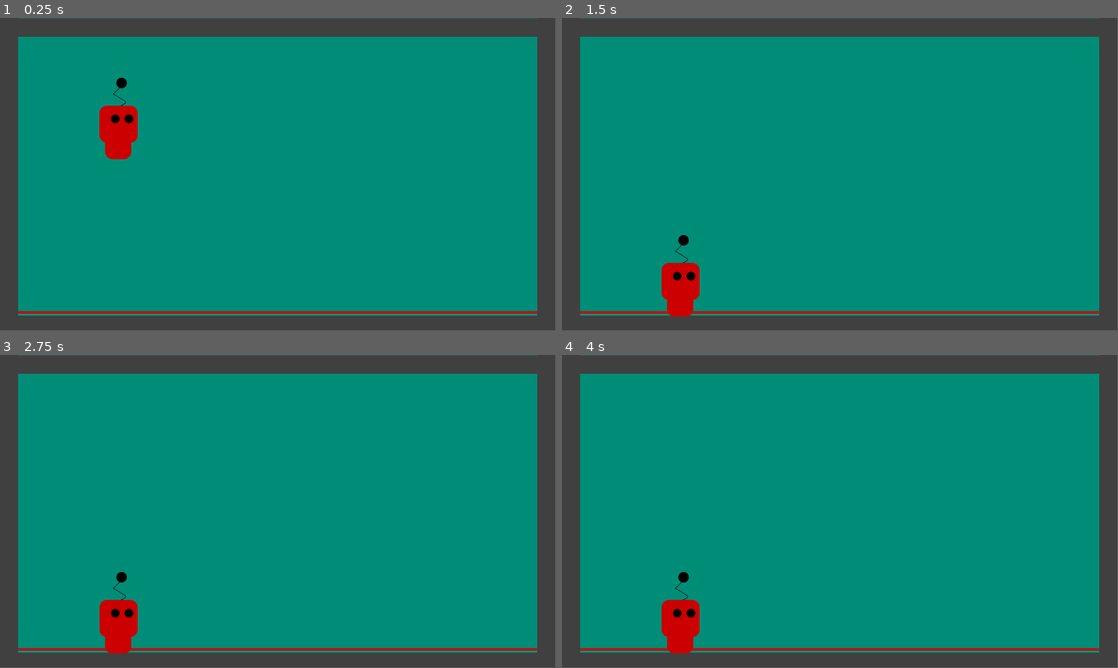
Above: before the commit, frames 1-4 (two rows, left to right).
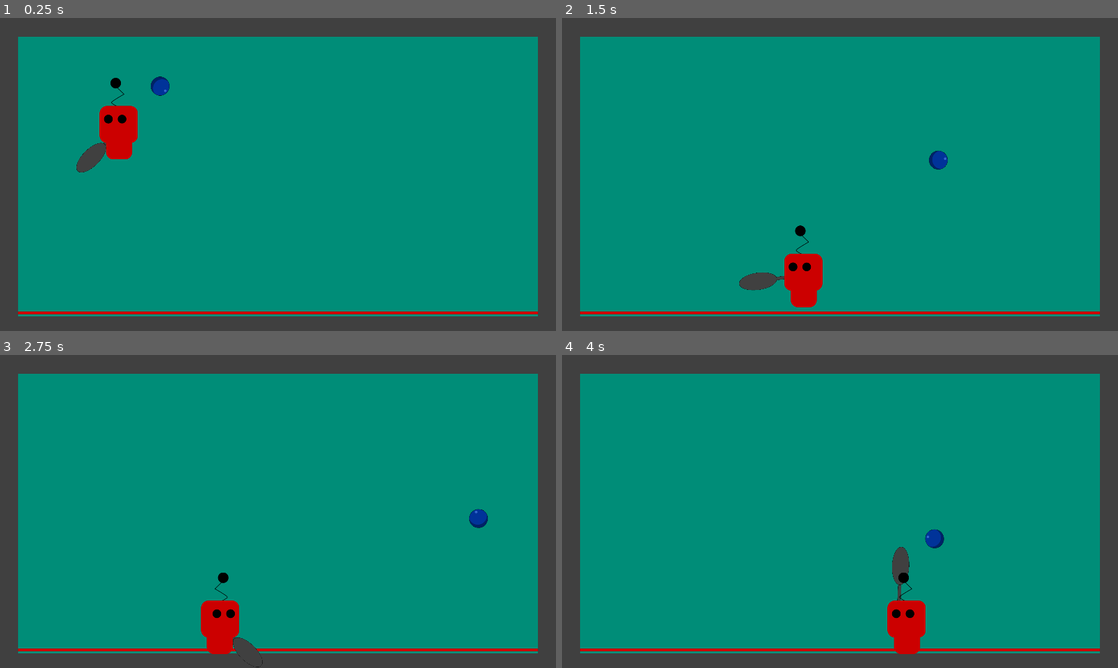
Above: after the commit, the same moments.

Repository: mathew-tran/bricktennis
Game: Godot game, scene res://Scenes/Main.tscn
The game is run twice, just before and just after one commit, with the same random seed, the same clock (stepped at 60 frames per second) and the same inputs.
Inputs (mouse positions are in pixels of both pictures, inside the frame that each line leads up to):
- Up to frame 1 (0.25 s): no input
- Up to frame 2 (1.5 s): move the mouse to (962, 158) at 0.52 s; hold D (move_right, bound only after the commit) 0.53-1.28 s; click (962, 158) at 0.6 s; move the mouse to (728, 190) at 1.27 s; hold A (move_left, bound only after the commit) from 1.28 s (still down); click (728, 190) at 1.35 s
- Up to frame 3 (2.75 s): move the mouse to (333, 442) at 2.02 s; release A (move_left, bound only after the commit) at 2.03 s; hold D (move_right, bound only after the commit) from 2.03 s (still down); click (333, 442) at 2.1 s
- Up to frame 4 (4 s): move the mouse to (812, 574) at 2.77 s; click (812, 574) at 2.85 s; move the mouse to (1006, 558) at 3.52 s; release D (move_right, bound only after the commit) at 3.53 s; hold A (move_left, bound only after the commit) from 3.53 s (still down); click (1006, 558) at 3.6 s
In our replay, the window is 799x449 before the commit and 800x450 after it. These sizes can differ from the game's own. Grey fills any space a smaller window leaves; there, only what the larger window draws over its background counts as a difference.

The runs differ from the first frame. In frame 1, 1.7% of the frame differs, in the area x 3-97%, y 0-96%; in frame 2, 3.6%; in frame 3, 3.3%; in frame 4, 3.5%.

Commit message:
working mainly on controller and player. issue with ball physics, sometimes jitter into the environment or fly out of environment suddenly

Diff:
--- a/Art/Ball.svg
+++ b/Art/Ball.svg
@@ -2,11 +2,13 @@
 <!-- Created with Inkscape (http://www.inkscape.org/) -->
 
 <svg
-   width="12.971527mm"
-   height="12.971528mm"
-   viewBox="0 0 12.971527 12.971528"
+   width="17.111876mm"
+   height="17.111876mm"
+   viewBox="0 0 17.111876 17.111876"
    version="1.1"
    id="svg1"
+   inkscape:version="1.3.2 (091e20e, 2023-11-25, custom)"
+   sodipodi:docname="TestScene.svg"
    xmlns:inkscape="http://www.inkscape.org/namespaces/inkscape"
    xmlns:sodipodi="http://sodipodi.sourceforge.net/DTD/sodipodi-0.dtd"
    xmlns="http://www.w3.org/2000/svg"
@@ -20,19 +22,41 @@
      inkscape:pageopacity="0.0"
      inkscape:pagecheckerboard="0"
      inkscape:deskcolor="#d1d1d1"
-     inkscape:document-units="mm" />
+     inkscape:document-units="mm"
+     inkscape:zoom="0.50835204"
+     inkscape:cx="100.32418"
+     inkscape:cy="502.60445"
+     inkscape:window-width="1920"
+     inkscape:window-height="1010"
+     inkscape:window-x="1699"
+     inkscape:window-y="-6"
+     inkscape:window-maximized="1"
+     inkscape:current-layer="layer1" />
   <defs
      id="defs1" />
   <g
      inkscape:label="Layer 1"
      inkscape:groupmode="layer"
      id="layer1"
-     transform="translate(-170.9171,-173.68351)">
+     transform="translate(-170.91709,-173.68351)">
     <circle
-       style="fill:#003399;fill-rule:evenodd;stroke:#000000;stroke-width:0.265571;stroke-linecap:square;stroke-linejoin:round;paint-order:stroke fill markers"
+       style="fill:#003399;fill-rule:evenodd;stroke:#000000;stroke-width:0.350338;stroke-linecap:square;stroke-linejoin:round;paint-order:stroke fill markers"
        id="path17"
-       cx="177.40286"
-       cy="180.16928"
-       r="6.3529811" />
+       cx="179.47302"
+       cy="182.23944"
+       r="8.380765"
+       inkscape:export-filename="Ball.svg"
+       inkscape:export-xdpi="96"
+       inkscape:export-ydpi="96" />
+    <circle
+       style="fill:#3366cc;fill-rule:evenodd;stroke:none;stroke-width:0.659592;stroke-linecap:square;stroke-linejoin:round;paint-order:stroke fill markers"
+       id="path29"
+       cx="184.16798"
+       cy="186.46049"
+       r="1.1586381" />
+    <path
+       id="circle29"
+       style="fill:#002266;fill-opacity:1;fill-rule:evenodd;stroke:none;stroke-width:0.345544;stroke-linecap:square;stroke-linejoin:round;paint-order:stroke fill markers"
+       d="m 179.43889,173.91438 a 8.2660948,8.2660948 0 0 0 -8.26625,8.26557 8.2660948,8.2660948 0 0 0 3.08488,6.42125 8.2660948,8.2660948 0 0 1 -1.22239,-4.30459 8.2660948,8.2660948 0 0 1 8.26626,-8.26624 8.2660948,8.2660948 0 0 1 5.18272,1.82886 8.2660948,8.2660948 0 0 0 -7.04522,-3.94485 z" />
   </g>
 </svg>
--- a/Art/Racket.svg
+++ b/Art/Racket.svg
@@ -2,11 +2,13 @@
 <!-- Created with Inkscape (http://www.inkscape.org/) -->
 
 <svg
-   width="55.081882mm"
-   height="37.47599mm"
-   viewBox="0 0 55.081882 37.47599"
+   width="59.936367mm"
+   height="31.415348mm"
+   viewBox="0 0 59.936367 31.415348"
    version="1.1"
    id="svg1"
+   inkscape:version="1.3.2 (091e20e, 2023-11-25, custom)"
+   sodipodi:docname="TestScene.svg"
    xmlns:inkscape="http://www.inkscape.org/namespaces/inkscape"
    xmlns:sodipodi="http://sodipodi.sourceforge.net/DTD/sodipodi-0.dtd"
    xmlns="http://www.w3.org/2000/svg"
@@ -20,17 +22,29 @@
      inkscape:pageopacity="0.0"
      inkscape:pagecheckerboard="0"
      inkscape:deskcolor="#d1d1d1"
-     inkscape:document-units="mm" />
+     inkscape:document-units="mm"
+     inkscape:zoom="0.50835204"
+     inkscape:cx="100.32418"
+     inkscape:cy="502.60445"
+     inkscape:window-width="1920"
+     inkscape:window-height="1010"
+     inkscape:window-x="1699"
+     inkscape:window-y="-6"
+     inkscape:window-maximized="1"
+     inkscape:current-layer="layer1" />
   <defs
      id="defs1" />
   <g
      inkscape:label="Layer 1"
      inkscape:groupmode="layer"
      id="layer1"
-     transform="translate(-105.304,-190.99851)">
+     transform="translate(-100.86063,-196.47067)">
     <g
        id="g9"
-       transform="rotate(61.970515,-32.654283,163.72339)">
+       transform="rotate(89.173452,22.812178,148.39544)"
+       inkscape:export-filename="Racket.svg"
+       inkscape:export-xdpi="96"
+       inkscape:export-ydpi="96">
       <rect
          style="fill:#404040;fill-rule:evenodd;stroke:#000000;stroke-width:0.499999;stroke-linecap:square;stroke-linejoin:round;paint-order:stroke fill markers"
          id="rect8"
--- /dev/null
+++ b/Art/TestScene.svg
@@ -0,0 +1,255 @@
+<?xml version="1.0" encoding="UTF-8" standalone="no"?>
+<!-- Created with Inkscape (http://www.inkscape.org/) -->
+
+<svg
+   width="210mm"
+   height="297mm"
+   viewBox="0 0 210 297"
+   version="1.1"
+   id="svg1"
+   inkscape:version="1.3.2 (091e20e, 2023-11-25, custom)"
+   sodipodi:docname="TestScene.svg"
+   xmlns:inkscape="http://www.inkscape.org/namespaces/inkscape"
+   xmlns:sodipodi="http://sodipodi.sourceforge.net/DTD/sodipodi-0.dtd"
+   xmlns="http://www.w3.org/2000/svg"
+   xmlns:svg="http://www.w3.org/2000/svg">
+  <sodipodi:namedview
+     id="namedview1"
+     pagecolor="#ffffff"
+     bordercolor="#000000"
+     borderopacity="0.25"
+     inkscape:showpageshadow="2"
+     inkscape:pageopacity="0.0"
+     inkscape:pagecheckerboard="0"
+     inkscape:deskcolor="#d1d1d1"
+     inkscape:document-units="mm"
+     inkscape:zoom="0.50835204"
+     inkscape:cx="100.32418"
+     inkscape:cy="502.60445"
+     inkscape:window-width="1920"
+     inkscape:window-height="1010"
+     inkscape:window-x="1699"
+     inkscape:window-y="-6"
+     inkscape:window-maximized="1"
+     inkscape:current-layer="layer1" />
+  <defs
+     id="defs1">
+    <inkscape:path-effect
+       effect="bspline"
+       id="path-effect17"
+       is_visible="true"
+       lpeversion="1.3"
+       weight="33.333333"
+       steps="2"
+       helper_size="0"
+       apply_no_weight="true"
+       apply_with_weight="true"
+       only_selected="false"
+       uniform="false" />
+    <inkscape:path-effect
+       effect="bspline"
+       id="path-effect5"
+       is_visible="true"
+       lpeversion="1.3"
+       weight="33.333333"
+       steps="2"
+       helper_size="0"
+       apply_no_weight="true"
+       apply_with_weight="true"
+       only_selected="false"
+       uniform="false" />
+  </defs>
+  <g
+     inkscape:label="Layer 1"
+     inkscape:groupmode="layer"
+     id="layer1">
+    <g
+       id="g9"
+       transform="rotate(61.970515,-32.654283,163.72339)"
+       inkscape:export-filename="Racket.svg"
+       inkscape:export-xdpi="96"
+       inkscape:export-ydpi="96">
+      <rect
+         style="fill:#404040;fill-rule:evenodd;stroke:#000000;stroke-width:0.499999;stroke-linecap:square;stroke-linejoin:round;paint-order:stroke fill markers"
+         id="rect8"
+         width="5.7044611"
+         height="26.49814"
+         x="85.198891"
+         y="44.531597"
+         ry="2.8522305" />
+      <ellipse
+         style="fill:#404040;fill-rule:evenodd;stroke:#000000;stroke-width:0.499999;stroke-linecap:square;stroke-linejoin:round;paint-order:stroke fill markers"
+         id="path9"
+         cx="88.327133"
+         cy="28.798326"
+         rx="15.45725"
+         ry="17.205389" />
+    </g>
+    <g
+       id="g19"
+       transform="translate(26.023632,134.80242)"
+       inkscape:export-filename="g19.svg"
+       inkscape:export-xdpi="96"
+       inkscape:export-ydpi="96">
+      <path
+         style="fill:none;fill-rule:evenodd;stroke:#000000;stroke-width:0.499999;stroke-linecap:square;stroke-linejoin:round;paint-order:stroke fill markers"
+         d="m 40.851301,65.877323 c 0,0 10.304833,-3.680299 8.832712,-5.336432 -1.472118,-1.656133 -11.224905,-7.176579 -11.224905,-7.176579 l 6.808549,-6.624537"
+         id="path7" />
+      <rect
+         style="fill:#cc0000;fill-rule:evenodd;stroke-width:0.499999;stroke-linecap:square;stroke-linejoin:round;paint-order:stroke fill markers"
+         id="rect3"
+         width="23.921932"
+         height="25.394051"
+         x="30.914499"
+         y="87.591072"
+         ry="6.8085499" />
+      <rect
+         style="fill:#cc0000;fill-rule:evenodd;stroke-width:0.499999;stroke-linecap:square;stroke-linejoin:round;paint-order:stroke fill markers"
+         id="rect4"
+         width="34.962826"
+         height="33.858734"
+         x="25.762081"
+         y="64.03717"
+         ry="6.8085499" />
+      <circle
+         style="fill:#000000;fill-rule:evenodd;stroke-width:0.499999;stroke-linecap:square;stroke-linejoin:round;paint-order:stroke fill markers"
+         id="path6"
+         cx="52.720261"
+         cy="76.090149"
+         r="3.9563196" />
+      <circle
+         style="fill:#000000;fill-rule:evenodd;stroke-width:0.499999;stroke-linecap:square;stroke-linejoin:round;paint-order:stroke fill markers"
+         id="circle6"
+         cx="52.720261"
+         cy="76.090149"
+         r="3.9563196" />
+      <circle
+         style="fill:#000000;fill-rule:evenodd;stroke-width:0.499999;stroke-linecap:square;stroke-linejoin:round;paint-order:stroke fill markers"
+         id="circle7"
+         cx="40.207249"
+         cy="76.090149"
+         r="3.9563196" />
+      <circle
+         style="fill:#000000;fill-rule:evenodd;stroke:#000000;stroke-width:0.499999;stroke-linecap:square;stroke-linejoin:round;paint-order:stroke fill markers"
+         id="path8"
+         cx="46.003716"
+         cy="43.243492"
+         r="4.6003718" />
+    </g>
+    <circle
+       style="fill:#003399;fill-rule:evenodd;stroke:#000000;stroke-width:0.265571;stroke-linecap:square;stroke-linejoin:round;paint-order:stroke fill markers"
+       id="path17"
+       cx="177.40286"
+       cy="180.16928"
+       r="6.3529811"
+       inkscape:export-filename="Ballsvg.svg"
+       inkscape:export-xdpi="96"
+       inkscape:export-ydpi="96" />
+    <rect
+       style="fill:#404040;fill-rule:evenodd;stroke:#000000;stroke-width:0.499999;stroke-linecap:square;stroke-linejoin:round;paint-order:stroke fill markers"
+       id="rect17"
+       width="16.929367"
+       height="169.29369"
+       x="236.71492"
+       y="-11.929395"
+       ry="2.8522305" />
+    <rect
+       style="fill:#00cc00;fill-rule:evenodd;stroke:#000000;stroke-width:0.499999;stroke-linecap:square;stroke-linejoin:round;paint-order:stroke fill markers"
+       id="rect19"
+       width="31.228359"
+       height="15.61418"
+       x="206.10716"
+       y="57.251991"
+       ry="2.8522305" />
+    <rect
+       style="fill:#404040;fill-rule:evenodd;stroke:none;stroke-width:0.620804;stroke-linecap:square;stroke-linejoin:round;paint-order:stroke fill markers"
+       id="rect20"
+       width="16.808563"
+       height="262.85794"
+       x="-27.290024"
+       y="-254.81798"
+       ry="4.4285851"
+       transform="rotate(90)"
+       inkscape:export-filename="Wall.svg"
+       inkscape:export-xdpi="96"
+       inkscape:export-ydpi="96" />
+    <rect
+       style="fill:#ff6600;fill-rule:evenodd;stroke:#000000;stroke-width:0.499999;stroke-linecap:square;stroke-linejoin:round;paint-order:stroke fill markers"
+       id="rect21"
+       width="31.228359"
+       height="15.61418"
+       x="136.88429"
+       y="30.707888"
+       ry="2.8522305" />
+    <rect
+       style="fill:#003399;fill-rule:evenodd;stroke:#000000;stroke-width:0.499999;stroke-linecap:square;stroke-linejoin:round;paint-order:stroke fill markers"
+       id="rect22"
+       width="31.228359"
+       height="15.61418"
+       x="135.84335"
+       y="14.573235"
+       ry="2.8522305" />
+    <rect
+       style="fill:#003399;fill-rule:evenodd;stroke:#000000;stroke-width:0.499999;stroke-linecap:square;stroke-linejoin:round;paint-order:stroke fill markers"
+       id="rect23"
+       width="31.228359"
+       height="15.61418"
+       x="104.615"
+       y="13.011817"
+       ry="2.8522305" />
+    <rect
+       style="fill:#003399;fill-rule:evenodd;stroke:#000000;stroke-width:0.499999;stroke-linecap:square;stroke-linejoin:round;paint-order:stroke fill markers"
+       id="rect24"
+       width="31.228359"
+       height="15.61418"
+       x="102.53312"
+       y="29.146469"
+       ry="2.8522305" />
+    <rect
+       style="fill:#003399;fill-rule:evenodd;stroke:#000000;stroke-width:0.499999;stroke-linecap:square;stroke-linejoin:round;paint-order:stroke fill markers"
+       id="rect25"
+       width="31.228359"
+       height="15.61418"
+       x="72.866173"
+       y="15.093708"
+       ry="2.8522305" />
+    <rect
+       style="fill:#003399;fill-rule:evenodd;stroke:#000000;stroke-width:0.499999;stroke-linecap:square;stroke-linejoin:round;paint-order:stroke fill markers"
+       id="rect26"
+       width="31.228359"
+       height="15.61418"
+       x="70.263809"
+       y="31.228359"
+       ry="2.8522305" />
+    <rect
+       style="fill:#003399;fill-rule:evenodd;stroke:#000000;stroke-width:0.499999;stroke-linecap:square;stroke-linejoin:round;paint-order:stroke fill markers"
+       id="rect27"
+       width="31.228359"
+       height="15.61418"
+       x="-17.696075"
+       y="1.5614189"
+       ry="2.8522305" />
+    <rect
+       style="fill:#ffffff;fill-rule:evenodd;stroke:#000000;stroke-width:0.499999;stroke-linecap:square;stroke-linejoin:round;paint-order:stroke fill markers"
+       id="rect28"
+       width="31.228359"
+       height="15.61418"
+       x="31.748825"
+       y="57.251991"
+       ry="2.8522305"
+       inkscape:export-filename="Brick.svg"
+       inkscape:export-xdpi="96"
+       inkscape:export-ydpi="96" />
+    <rect
+       style="fill:#cc0000;fill-rule:evenodd;stroke:none;stroke-width:0.499999;stroke-linecap:square;stroke-linejoin:round;paint-order:stroke fill markers"
+       id="rect29"
+       width="298.75131"
+       height="2.0818906"
+       x="-46.322063"
+       y="153.01895"
+       ry="1.0409453"
+       inkscape:export-filename="BoundaryLine.svg"
+       inkscape:export-xdpi="96"
+       inkscape:export-ydpi="96" />
+  </g>
+</svg>
--- /dev/null
+++ b/Prefab/Ball.tscn
@@ -0,0 +1,31 @@
+[gd_scene load_steps=5 format=3 uid="uid://bl8s7sgb3th6r"]
+
+[ext_resource type="Texture2D" uid="uid://doftsm7yu3cen" path="res://Art/Ball.svg" id="1_2ip2b"]
+[ext_resource type="Script" path="res://Scripts/Ball.gd" id="1_dug80"]
+
+[sub_resource type="PhysicsMaterial" id="PhysicsMaterial_obai6"]
+friction = 0.1
+bounce = 1.0
+
+[sub_resource type="CircleShape2D" id="CircleShape2D_isuox"]
+radius = 27.074
+
+[node name="Ball" type="RigidBody2D"]
+position = Vector2(553, 150)
+collision_mask = 3
+mass = 3.0
+physics_material_override = SubResource("PhysicsMaterial_obai6")
+gravity_scale = 3.0
+sleeping = true
+continuous_cd = 2
+linear_damp_mode = 1
+linear_damp = 0.1
+script = ExtResource("1_dug80")
+metadata/_edit_group_ = true
+
+[node name="Sprite2D" type="Sprite2D" parent="."]
+texture = ExtResource("1_2ip2b")
+
+[node name="CollisionShape2D" type="CollisionShape2D" parent="."]
+shape = SubResource("CircleShape2D_isuox")
+one_way_collision_margin = 0.0
--- a/Prefab/Player.tscn
+++ b/Prefab/Player.tscn
@@ -1,13 +1,29 @@
-[gd_scene load_steps=3 format=3 uid="uid://cn4c8ce1g64x"]
+[gd_scene load_steps=6 format=3 uid="uid://cn4c8ce1g64x"]
 
 [ext_resource type="Texture2D" uid="uid://hxbpsl2dh3w8" path="res://Art/Player.svg" id="1_cfaw8"]
+[ext_resource type="Script" path="res://Scripts/Player.gd" id="1_n0p7j"]
+[ext_resource type="PackedScene" uid="uid://dj5amtiw3t0ai" path="res://Prefab/Racket.tscn" id="1_wx2k5"]
+
+[sub_resource type="PhysicsMaterial" id="PhysicsMaterial_cnx5s"]
+rough = true
+bounce = 0.1
 
 [sub_resource type="RectangleShape2D" id="RectangleShape2D_b2wsc"]
 size = Vector2(120, 186)
 
 [node name="Player" type="RigidBody2D"]
 position = Vector2(410, 319)
+mass = 20.0
+physics_material_override = SubResource("PhysicsMaterial_cnx5s")
+lock_rotation = true
+script = ExtResource("1_n0p7j")
 metadata/_edit_group_ = true
+
+[node name="Hand" type="Node2D" parent="."]
+rotation = 0.598648
+
+[node name="Racket" parent="Hand" instance=ExtResource("1_wx2k5")]
+position = Vector2(115, 28)
 
 [node name="Sprite2D" type="Sprite2D" parent="."]
 texture = ExtResource("1_cfaw8")
--- /dev/null
+++ b/Prefab/Racket.tscn
@@ -0,0 +1,24 @@
+[gd_scene load_steps=4 format=3 uid="uid://dj5amtiw3t0ai"]
+
+[ext_resource type="Script" path="res://Scripts/Racket.gd" id="1_c6dyd"]
+[ext_resource type="Texture2D" uid="uid://cs6s62thpf5jb" path="res://Art/Racket.svg" id="1_us0ev"]
+
+[sub_resource type="RectangleShape2D" id="RectangleShape2D_c1xay"]
+size = Vector2(152, 80)
+
+[node name="Racket" type="RigidBody2D"]
+collision_layer = 2
+collision_mask = 0
+mass = 2.0
+lock_rotation = true
+freeze = true
+freeze_mode = 1
+script = ExtResource("1_c6dyd")
+
+[node name="Sprite2D" type="Sprite2D" parent="."]
+scale = Vector2(1, 0.5)
+texture = ExtResource("1_us0ev")
+
+[node name="CollisionShape2D" type="CollisionShape2D" parent="."]
+position = Vector2(38, -1)
+shape = SubResource("RectangleShape2D_c1xay")
--- a/Prefab/Wall.tscn
+++ b/Prefab/Wall.tscn
@@ -1,11 +1,17 @@
-[gd_scene load_steps=3 format=3 uid="uid://brevac2jass3h"]
+[gd_scene load_steps=4 format=3 uid="uid://brevac2jass3h"]
 
 [ext_resource type="Texture2D" uid="uid://g0of2fvmc40x" path="res://Art/Wall.svg" id="1_8nsdf"]
+
+[sub_resource type="PhysicsMaterial" id="PhysicsMaterial_mgetg"]
+bounce = 0.2
 
 [sub_resource type="RectangleShape2D" id="RectangleShape2D_8kyv3"]
 size = Vector2(991, 64)
 
 [node name="Wall" type="StaticBody2D"]
+disable_mode = 1
+collision_priority = 30.0
+physics_material_override = SubResource("PhysicsMaterial_mgetg")
 metadata/_edit_group_ = true
 
 [node name="Sprite2D" type="Sprite2D" parent="."]
@@ -15,3 +21,4 @@
 [node name="CollisionShape2D" type="CollisionShape2D" parent="."]
 position = Vector2(496.5, 40)
 shape = SubResource("RectangleShape2D_8kyv3")
+one_way_collision_margin = 7.7
--- a/Scenes/Main.tscn
+++ b/Scenes/Main.tscn
@@ -2,10 +2,8 @@
 
 [ext_resource type="PackedScene" uid="uid://brevac2jass3h" path="res://Prefab/Wall.tscn" id="1_vhe7w"]
 [ext_resource type="PackedScene" uid="uid://bacj4ugsak7hf" path="res://Prefab/Boundary.tscn" id="2_543uk"]
-[ext_resource type="Texture2D" uid="uid://hxbpsl2dh3w8" path="res://Art/Player.svg" id="3_8rn24"]
-
-[sub_resource type="RectangleShape2D" id="RectangleShape2D_b2wsc"]
-size = Vector2(120, 186)
+[ext_resource type="PackedScene" uid="uid://cn4c8ce1g64x" path="res://Prefab/Player.tscn" id="3_id3je"]
+[ext_resource type="PackedScene" uid="uid://bl8s7sgb3th6r" path="res://Prefab/Ball.tscn" id="4_jg5su"]
 
 [node name="Node2D" type="Node2D"]
 
@@ -32,13 +30,6 @@
 rotation = -1.5708
 scale = Vector2(4, 1)
 
-[node name="Player" type="RigidBody2D" parent="."]
-position = Vector2(410, 319)
-metadata/_edit_group_ = true
+[node name="Player" parent="." instance=ExtResource("3_id3je")]
 
-[node name="Sprite2D" type="Sprite2D" parent="Player"]
-texture = ExtResource("3_8rn24")
-
-[node name="CollisionShape2D" type="CollisionShape2D" parent="Player"]
-position = Vector2(0, 46)
-shape = SubResource("RectangleShape2D_b2wsc")
+[node name="Ball" parent="." instance=ExtResource("4_jg5su")]
--- /dev/null
+++ b/Scripts/Ball.gd
@@ -0,0 +1,7 @@
+extends RigidBody2D
+
+var MaxSpeed = 2000
+# Called when the node enters the scene tree for the first time.
+func _physics_process(delta):
+	if linear_velocity.length() > MaxSpeed:
+		linear_velocity = linear_velocity.normalized() * MaxSpeed
--- /dev/null
+++ b/Scripts/Player.gd
@@ -0,0 +1,71 @@
+extends RigidBody2D
+
+var MoveSpeed = 80000
+
+var MaxSpeed = 600
+
+var bCanShoot = true
+
+enum DIRECTION {
+	LEFT,
+	RIGHT
+}
+
+var DefaultHandRotation = 45
+var TargetRotation = 120
+@onready var Racket = $Hand/Racket
+@onready var PlayerSprite = $Sprite2D
+@export var PlayerDirection : DIRECTION
+func _process(delta):
+	var velocity = Vector2.ZERO
+
+	if Input.is_action_pressed("move_left"):
+		velocity.x -= MoveSpeed
+		PlayerDirection = DIRECTION.LEFT
+
+	if Input.is_action_pressed("move_right"):
+		velocity.x += MoveSpeed
+		PlayerDirection = DIRECTION.RIGHT
+
+	apply_impulse(velocity *delta)
+
+	var bLeft = linear_velocity.x <= 0
+	if abs(linear_velocity.x) > MaxSpeed:
+		linear_velocity.x = MaxSpeed
+		if bLeft:
+			linear_velocity.x = -linear_velocity.x
+	UpdateRacket()
+
+
+func UpdateRacket():
+	if bCanShoot:
+		match PlayerDirection:
+			DIRECTION.LEFT:
+				$Hand.scale = Vector2(-1,1)
+				$Hand.rotation_degrees = -DefaultHandRotation
+				PlayerSprite.flip_h = true
+			DIRECTION.RIGHT:
+				$Hand.scale = Vector2(1,1)
+				$Hand.rotation_degrees = DefaultHandRotation
+				PlayerSprite.flip_h = false
+func _input(event):
+	if event.is_action_released("shoot"):
+		MoveRacket()
+
+func MoveRacket():
+	if bCanShoot == false:
+		return
+	bCanShoot = false
+	var targetDegrees = TargetRotation
+	var originalDegrees = $Hand.rotation_degrees
+	if PlayerDirection == DIRECTION.RIGHT:
+		targetDegrees = -targetDegrees
+
+	var tween = get_tree().create_tween()
+	tween.tween_property($Hand, "rotation_degrees", targetDegrees, .3)
+	tween.set_trans(Tween.TRANS_LINEAR)
+	await tween.finished
+	tween = get_tree().create_tween()
+	tween.tween_property($Hand, "rotation_degrees", originalDegrees, .1)
+	await tween.finished
+	bCanShoot = true
--- /dev/null
+++ b/Scripts/Racket.gd
@@ -0,0 +1,5 @@
+extends RigidBody2D
+
+
+func SetCollisionEnabled(bEnable):
+	$CollisionShape2D.disabled = !bEnable
--- a/project.godot
+++ b/project.godot
@@ -19,6 +19,32 @@
 
 window/size/viewport_width=1920
 window/size/viewport_height=1080
+window/stretch/mode="canvas_items"
+
+[editor_plugins]
+
+enabled=PackedStringArray("res://addons/smoothing/plugin.cfg")
+
+[input]
+
+move_left={
+"deadzone": 0.5,
+"events": [Object(InputEventKey,"resource_local_to_scene":false,"resource_name":"","device":-1,"window_id":0,"alt_pressed":false,"shift_pressed":false,"ctrl_pressed":false,"meta_pressed":false,"pressed":false,"keycode":0,"physical_keycode":65,"key_label":0,"unicode":97,"echo":false,"script":null)
+, Object(InputEventKey,"resource_local_to_scene":false,"resource_name":"","device":-1,"window_id":0,"alt_pressed":false,"shift_pressed":false,"ctrl_pressed":false,"meta_pressed":false,"pressed":false,"keycode":0,"physical_keycode":4194319,"key_label":0,"unicode":0,"echo":false,"script":null)
+]
+}
+move_right={
+"deadzone": 0.5,
+"events": [Object(InputEventKey,"resource_local_to_scene":false,"resource_name":"","device":-1,"window_id":0,"alt_pressed":false,"shift_pressed":false,"ctrl_pressed":false,"meta_pressed":false,"pressed":false,"keycode":0,"physical_keycode":68,"key_label":0,"unicode":100,"echo":false,"script":null)
+, Object(InputEventKey,"resource_local_to_scene":false,"resource_name":"","device":-1,"window_id":0,"alt_pressed":false,"shift_pressed":false,"ctrl_pressed":false,"meta_pressed":false,"pressed":false,"keycode":0,"physical_keycode":4194321,"key_label":0,"unicode":0,"echo":false,"script":null)
+]
+}
+shoot={
+"deadzone": 0.5,
+"events": [Object(InputEventMouseButton,"resource_local_to_scene":false,"resource_name":"","device":-1,"window_id":0,"alt_pressed":false,"shift_pressed":false,"ctrl_pressed":false,"meta_pressed":false,"button_mask":1,"position":Vector2(766, 22),"global_position":Vector2(774, 102),"factor":1.0,"button_index":1,"canceled":false,"pressed":true,"double_click":false,"script":null)
+, Object(InputEventKey,"resource_local_to_scene":false,"resource_name":"","device":-1,"window_id":0,"alt_pressed":false,"shift_pressed":false,"ctrl_pressed":false,"meta_pressed":false,"pressed":false,"keycode":0,"physical_keycode":90,"key_label":0,"unicode":122,"echo":false,"script":null)
+]
+}
 
 [rendering]
 
Not shown, added: Art/TestScene.svg.import
Not shown, added: addons/smoothing/plugin.cfg
Not shown, added: addons/smoothing/smoothing.gd
Binary file added: addons/smoothing/smoothing.png
Not shown, added: addons/smoothing/smoothing.png.import
Not shown, added: addons/smoothing/smoothing_2d.gd
Binary file added: addons/smoothing/smoothing_2d.png
Not shown, added: addons/smoothing/smoothing_2d.png.import
Not shown, added: addons/smoothing/smoothing_plugin.gd
Not shown, added: Prefab/BalDBB0.tmp
Not shown, added: addons/smoothing/LICENSE
